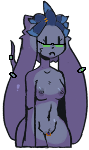
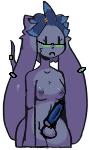
Comparing the layer stacks of the two 89×150 images. Changes:
added layer "Futa" above "Treated" over <box>39,100,65,139</box>
